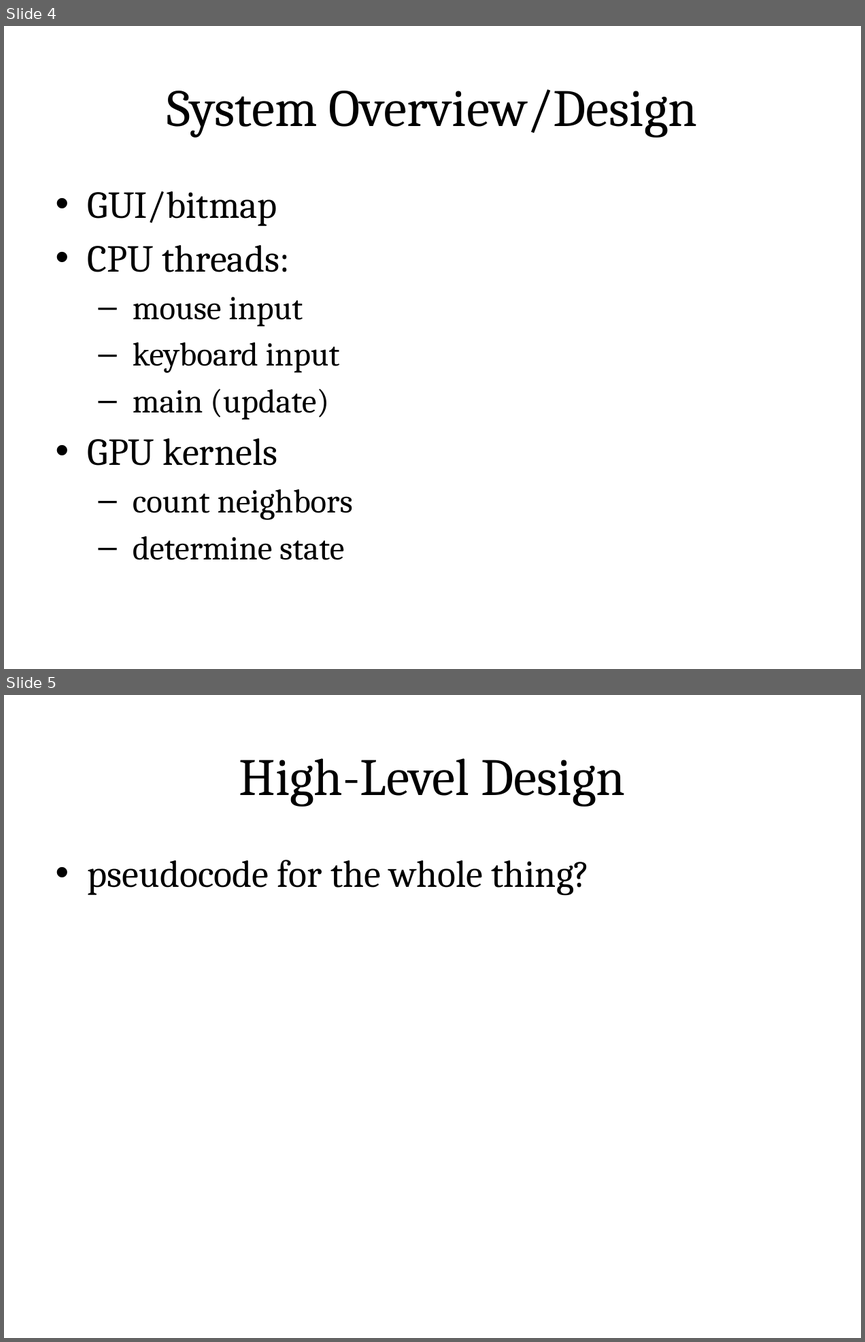
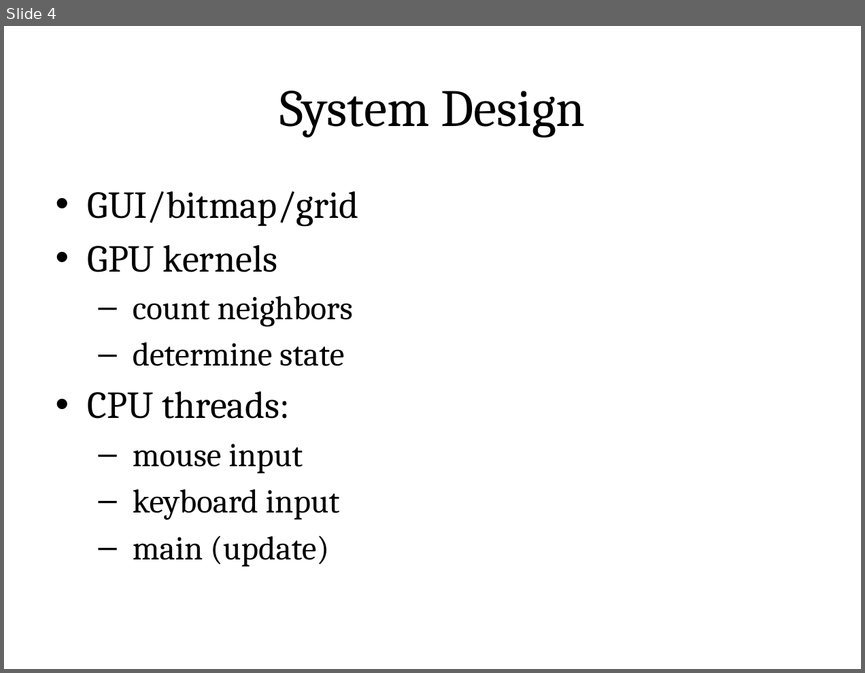
Before and after one commit to blinderm/game-of-life, a slide deck: presentation/CSC213_presentation.pptx. Shown one above the other, each under a label of ours: slides 4 and 5 before the commit, slide 4 after it. The pictures are 865x1342 and 865x673 pixels, drawn with LibreOffice and Linux fonts; fonts in the diff are those of the drawing. Boxes give left, top, right and bottom in pixels: in the first picture for what was removed or moved away, otherwise in the second. Text is boxed around its words. In the diff, an @@ line names an element or a change of style, - is before the commit and + after.

```diff
--- a/presentation/CSC213_presentation.pptx
+++ b/presentation/CSC213_presentation.pptx
@@ slide 5 removed at [4, 695, 861, 1338], background #FFFFFF @@
@@ title removed at [239, 758, 626, 807] @@
-High-Level Design
@@ text removed at [88, 860, 589, 896] @@
-• pseudocode for the whole thing?
@@ slide 4 changed as well @@
@@ title at [279, 91, 585, 138]: text changed @@
-System Overview/Design
+System Design
@@ text at [88, 191, 359, 366]: text changed; size 32 to 28 pt @@
-• GUI/bitmap
+• GUI/bitmap/grid
+• GPU kernels
+  – count neighbors
+  – determine state
@@ text at [88, 438, 353, 560]: paragraphs removed @@
-• GPU kernels
-  – count neighbors
-  – determine state
```
Also in this commit, not shown: 6 other slides changed, 1 slide added, 3 other slides removed.
